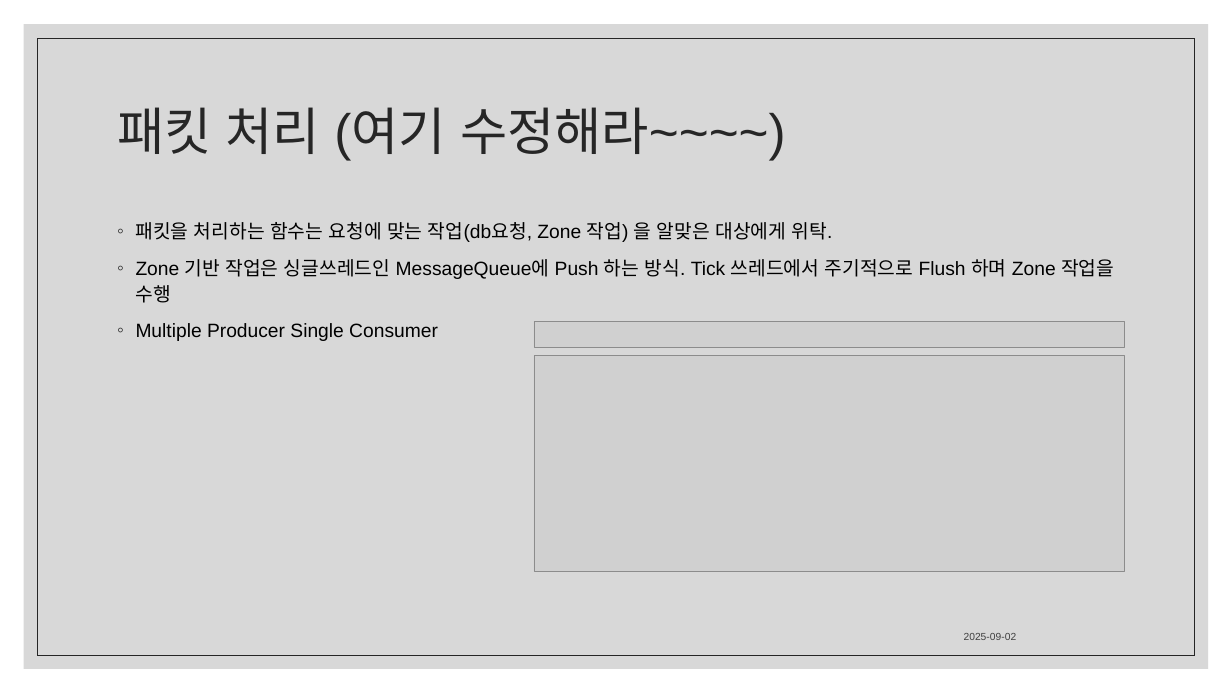
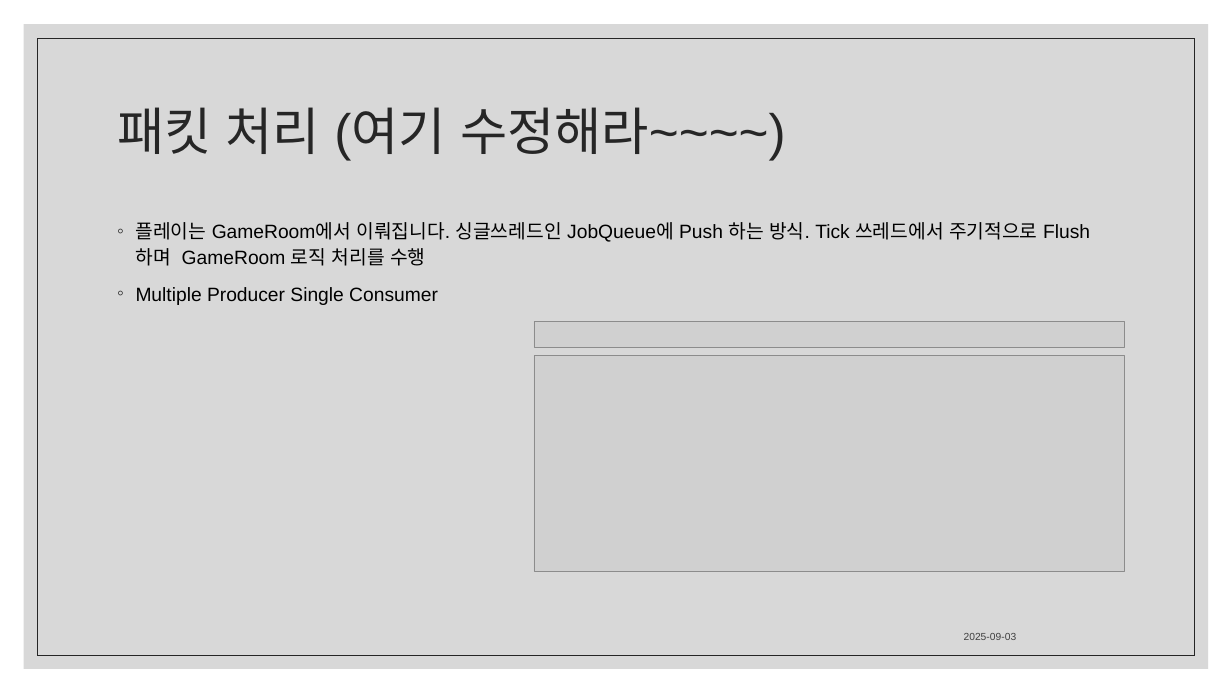
Before and after one commit to ckdgkwkd27/LCH_RTS, a slide deck: slide 7 of RTS 포트폴리오/이창하_RTS_포트폴리오.pptx (slide 6 before the commit). Drawn at 1232x693 pixels with LibreOffice and Linux fonts; fonts in the diff are those of the drawing; grey boxes stand for pictures. Boxes give left, top, right and bottom in pixels: in the first picture for what was removed or moved away, otherwise in the second. Text is boxed around its words. In the diff, an @@ line names an element or a change of style, - is before the commit and + after.

```diff
--- a/RTS 포트폴리오/이창하_RTS_포트폴리오.pptx
+++ b/RTS 포트폴리오/이창하_RTS_포트폴리오.pptx
@@ text at (x1=136, y1=222, x2=1090, y2=266): text changed @@
-◦ 패킷을 처리하는 함수는 요청에 맞는 작업(db요청, Zone 작업) 을 알맞은 대상에게 위탁.
-◦ Zone 기반 작업은 싱글쓰레드인 MessageQueue에 Push 하는 방식. Tick 쓰레드에서 주기적으로 Flush 하며 Zone 작업을 수행
+◦ 플레이는 GameRoom에서 이뤄집니다. 싱글쓰레드인 JobQueue에 Push 하는 방식. Tick 쓰레드에서 주기적으로 Flush 하며 GameRoom 로직 처리를 수행
```
Also in this commit, not shown: 1 other slide changed, 3 slides added, 4 slides removed, 8 other files.
